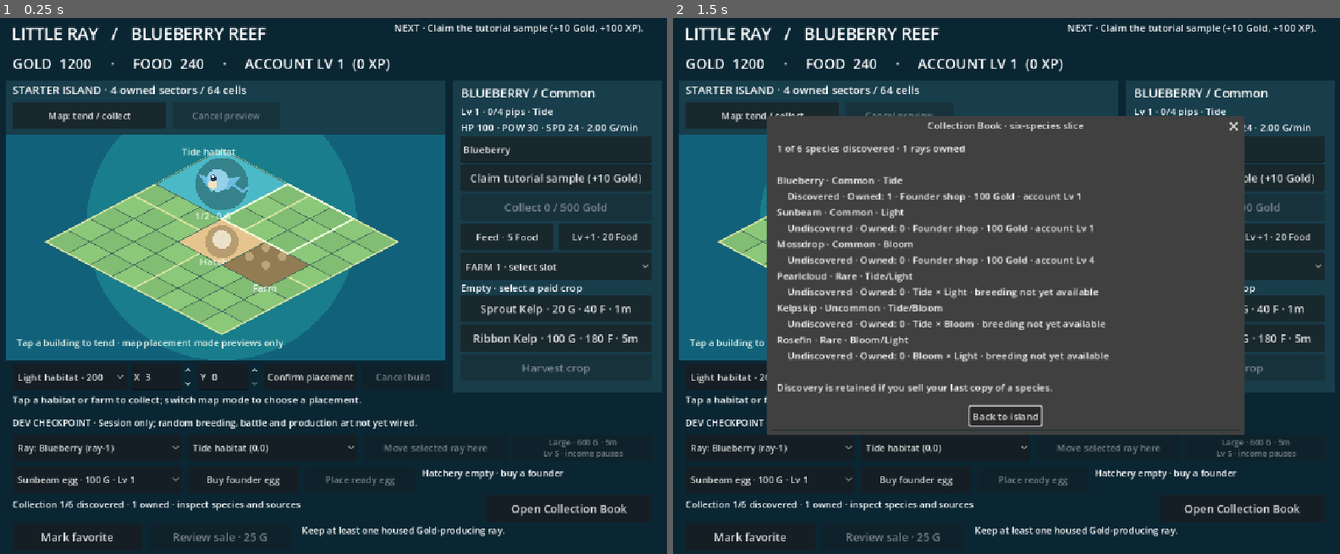
Above: before the commit, frames 1-2 (left to right).
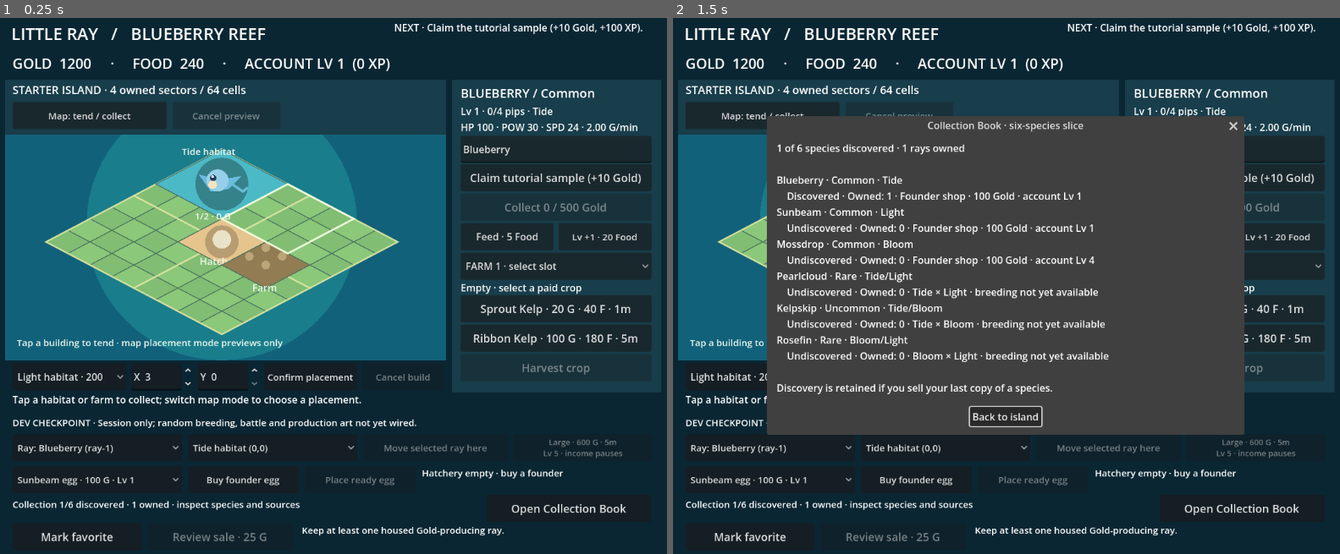
Above: after the commit, the same moments.

Repository: hazelfjeld/Swarm-Autonomous-Game-Design
Game: Godot game, scene res://main.tscn
Same seed, same stepped clock (60 frames per second), same inputs: the game is played once before the commit and once after it.
Inputs:
- Up to frame 1 (0.25 s): no input
- Up to frame 2 (1.5 s): click "Open Collection Book" at 0.5 s; click "Confirm placement" at 1.25 s

The runs differ from the first frame. In frame 1, 6.9% of the frame differs, in the area x 0-98%, y 1-98%; in frame 2, 7.6%.

Commit message:
GAMEPLAY-002: reflow compact city controls into navigable panels
Keep desktop positions and model commands; use actual viewport space and independently test every original target via real browser navigation. Refs #12.

Diff:
--- a/game/city_checkpoint/city_view.gd
+++ b/game/city_checkpoint/city_view.gd
@@ -80,6 +80,13 @@
 var map_dragging: bool = false
 var preview_origin: Vector2i = Vector2i.ZERO
 var drag_origin: Vector2i = Vector2i.ZERO
+# Responsive presentation only: the same control instances and commands are
+# shared between the full desktop view and the compact destination panels.
+var compact_mode: bool = false
+var compact_page: int = 0
+var compact_nav: Array[Button] = []
+var desktop_controls: Dictionary = {}
+var compact_map_transform := Transform2D.IDENTITY
 
 func label_at(value: String, position_: Vector2, size_: Vector2, font_size: int = 20) -> Label:
 	var item := Label.new()
@@ -210,6 +217,7 @@
 	sale_dialog.confirmed.connect(confirm_sale)
 	add_child(sale_dialog)
 	refresh()
+	setup_city_layout()
 	if profile_session != null:
 		setup_profile_overlay()
 		update_profile_display()
@@ -219,6 +227,140 @@
 	if profile_session == null and args.size() == 2 and args[0] == "--capture-city":
 		capture_mode = true
 		call_deferred("capture_fixture", args[1])
+
+# Keep desktop geometry intact. At compact sizes use real viewport units,
+# persistent navigation, and separate panels rather than shrinking the HUD.
+func setup_city_layout() -> void:
+	for child in get_children():
+		if child is Control:
+			var control := child as Control
+			var saved: Dictionary = {"position": control.position, "size": control.size, "visible": control.visible}
+			if control is Label:
+				saved["wrap"] = control.autowrap_mode
+				saved["clip"] = control.clip_text
+				saved["font"] = control.get_theme_font_size("font_size")
+			elif control is Button:
+				saved["clip"] = control.clip_text
+			desktop_controls[control] = saved
+	var titles := ["Map", "Build", "Rays", "Home", "Farm", "Shop", "Book"]
+	for i in range(titles.size()):
+		var tab := button_at(titles[i], Vector2.ZERO, choose_compact_page.bind(i))
+		tab.clip_text = true
+		tab.toggle_mode = true
+		tab.add_theme_font_size_override("font_size", 12)
+		tab.hide()
+		compact_nav.append(tab)
+	resized.connect(apply_city_layout)
+	apply_city_layout()
+
+func choose_compact_page(index: int) -> void:
+	if not compact_mode or index < 0 or index >= compact_nav.size():
+		return
+	map_dragging = false
+	compact_page = index
+	apply_city_layout()
+
+func compact_place(control: Control, x: float, y: float, w: float, h: float) -> void:
+	if control is Button:
+		control.clip_text = true
+	control.position = Vector2(x, y)
+	control.size = Vector2(w, h)
+	control.show()
+
+func compact_label(control: Label, x: float, y: float, w: float, h: float, font: int = 15) -> void:
+	control.add_theme_font_size_override("font_size", font)
+	control.autowrap_mode = TextServer.AUTOWRAP_WORD_SMART
+	control.clip_text = true
+	compact_place(control, x, y, w, h)
+
+func compact_grid(controls: Array, x: float, y: float, w: float, columns: int) -> float:
+	var width_: float = floorf((w - 8.0 * (columns - 1)) / columns)
+	for i in range(controls.size()):
+		var control: Control = controls[i]
+		compact_place(control, x + (i % columns) * (width_ + 8.0), y + floori(float(i) / columns) * 56.0, width_, 48.0)
+	return y + ceili(float(controls.size()) / columns) * 56.0
+
+func apply_city_layout() -> void:
+	if desktop_controls.is_empty():
+		return
+	var needs_compact: bool = size.x < 1100.0 or size.y < 880.0
+	if not needs_compact:
+		if compact_mode:
+			compact_mode = false
+			for control in desktop_controls:
+				var saved: Dictionary = desktop_controls[control]
+				if control is Label:
+					control.autowrap_mode = saved["wrap"]
+					control.clip_text = saved["clip"]
+					control.add_theme_font_size_override("font_size", saved["font"])
+				elif control is Button:
+					control.clip_text = saved["clip"]
+				control.position = saved["position"]
+				control.size = saved["size"]
+				control.visible = saved["visible"]
+			for tab in compact_nav:
+				tab.hide()
+			layout_placement_row()
+			queue_redraw()
+		return
+	compact_mode = true
+	var w: float = maxf(320.0, size.x) - 16.0
+	var h: float = maxf(390.0, size.y)
+	for control in desktop_controls:
+		control.hide()
+	compact_label(wallet, 8, 4, w, 26, 16)
+	var nav_columns: int = mini(compact_nav.size(), maxi(1, floori((w + 4.0) / 48.0)))
+	var nav_width: float = floorf((w - (nav_columns - 1) * 4.0) / nav_columns)
+	for i in range(compact_nav.size()):
+		var tab: Button = compact_nav[i]
+		compact_place(tab, 8 + (i % nav_columns) * (nav_width + 4.0), 34 + floori(float(i) / nav_columns) * 48.0, nav_width, 44.0)
+		tab.set_pressed_no_signal(i == compact_page)
+	var nav_bottom: float = 34.0 + ceili(float(compact_nav.size()) / nav_columns) * 48.0
+	compact_label(goal_label, 8, nav_bottom, w, 38, 14)
+	compact_label(status_label, 8, h - 72.0, w, 34, 14)
+	compact_label(profile_footer, 8, h - 36.0, w, 34, 13)
+	var top: float = nav_bottom + 40.0
+	var bottom: float = h - 78.0
+	var columns: int = 2 if w >= 580.0 else 1
+	match compact_page:
+		0: # Map, sample and explicit placement preview.
+			var area: Rect2
+			if columns == 2:
+				var side: float = minf(300.0, floorf(w * 0.4))
+				var map_width: float = w - side - 8.0
+				compact_grid([sample_button, map_mode_button, cancel_preview_button], 8 + map_width + 8.0, top, side, 1)
+				compact_label(land_label, 8, top, map_width, 26)
+				area = Rect2(8, top + 28.0, map_width, maxf(1.0, bottom - top - 28.0))
+			else:
+				var next_y: float = compact_grid([sample_button], 8, top, w, 1)
+				next_y = compact_grid([map_mode_button, cancel_preview_button], 8, next_y, w, 2)
+				compact_label(land_label, 8, next_y, w, 26)
+				area = Rect2(8, next_y + 28.0, w, maxf(1.0, bottom - next_y - 28.0))
+			# Only the map projection scales. The controls remain in viewport units.
+			var source := Rect2(18, 198, 716, 367)
+			var ratio: float = minf(area.size.x / source.size.x, area.size.y / source.size.y)
+			var origin: Vector2 = area.position + (area.size - source.size * ratio) * 0.5 - source.position * ratio
+			compact_map_transform = Transform2D(Vector2(ratio, 0), Vector2(0, ratio), origin)
+		1: # Building/land operations retain explicit coordinates and confirmation.
+			compact_grid([build_choice, coordinate_x, coordinate_y, build_button, cancel_build_button], 8, top, w, columns)
+		2: # Individual details and training.
+			compact_label(ray_title, 8, top, w, 24, 18)
+			compact_label(ray_info, 8, top + 24.0, w, 42, 15)
+			compact_grid([ray_choice, name_edit, feed_button, level_button], 8, top + 70.0, w, columns)
+		3: # Housing actions use the same selected individual and habitat.
+			compact_label(ray_info, 8, top, w, 42, 15)
+			compact_grid([habitat_choice, collect_button, move_ray_button, upgrade_button], 8, top + 46.0, w, columns)
+		4:
+			compact_label(farm_info, 8, top, w, 30)
+			compact_grid([farm_choice, plant_short, plant_long, harvest_button], 8, top + 34.0, w, columns)
+		5:
+			compact_label(egg_info, 8, top, w, 46)
+			compact_grid([shop_choice, buy_button, place_egg_button], 8, top + 50.0, w, columns)
+		6:
+			compact_label(collection_info, 8, top, w, 34)
+			compact_label(sale_note, 8, top + 34.0, w, 36)
+			compact_grid([collection_button, favorite_button, sell_button], 8, top + 74.0, w, columns)
+	queue_redraw()
 
 func option_at(at: Vector2, dimensions: Vector2) -> OptionButton:
 	var control := OptionButton.new()
@@ -264,7 +406,8 @@
 
 func open_collection() -> void:
 	collection_dialog.dialog_text = collection_text()
-	collection_dialog.popup_centered(Vector2i(760, 480))
+	collection_dialog.dialog_autowrap = compact_mode
+	collection_dialog.popup_centered(Vector2i(mini(760, maxi(200, int(size.x) - 24)), mini(480, maxi(160, int(size.y) - 24))) if compact_mode else Vector2i(760, 480))
 
 func preview_sale() -> void:
 	var error: String = city.sale_error(selected_ray)
@@ -274,7 +417,8 @@
 	sale_target = selected_ray
 	var ray: Dictionary = city.individuals[sale_target]
 	sale_dialog.dialog_text = "Sell %s (%s, %s, Lv %d) for %d Gold?\nThe individual and its training are lost permanently. Discovery remains." % [ray["nickname"], sale_target, city.ray_species(sale_target)["name"], ray["level"], city.sale_value(sale_target)]
-	sale_dialog.popup_centered(Vector2i(500, 180))
+	sale_dialog.dialog_autowrap = compact_mode
+	sale_dialog.popup_centered(Vector2i(mini(500, maxi(200, int(size.x) - 24)), 180) if compact_mode else Vector2i(500, 180))
 
 func confirm_sale() -> void:
 	if not sale_target.is_empty():
@@ -315,6 +459,8 @@
 # Reserve actual theme minimum widths, then distribute the remaining desktop
 # row width. The spinner's arrows/LineEdit can exceed its requested width.
 func layout_placement_row() -> void:
+	if compact_mode:
+		return
 	var controls: Array[Control] = [build_choice, coordinate_x, coordinate_y, build_button, cancel_build_button]
 	var preferred: Array[float] = [185.0, 100.0, 100.0, 150.0, 135.0]
 	var widths: Array[float] = []
@@ -469,7 +615,7 @@
 	if cell.x > coordinate_x.max_value or cell.y > coordinate_y.max_value:
 		return false
 	set_placement_coordinates(cell)
-	status_label.text = "Preview cell (%d,%d) · confirm or cancel below." % [cell.x, cell.y]
+	status_label.text = ("Preview cell (%d,%d) · confirm in Build tab." if compact_mode else "Preview cell (%d,%d) · confirm or cancel below.") % [cell.x, cell.y]
 	return true
 
 # Gold markers live in screen space, not inside the inverse-projected tile.
@@ -507,18 +653,25 @@
 	if profile_session != null and (profile_view_invalid or not profile_confirmed or profile_session.status() != "ready"):
 		accept_event()
 		return
+	if compact_mode and compact_page != 0:
+		return
+	if not (event is InputEventMouse):
+		return
+	var point: Vector2 = event.position
+	if compact_mode:
+		point = compact_map_transform.affine_inverse() * point
 	# In placement mode a drag only edits the preview. Release never commits.
 	# Child controls retain their own GUI events; touch uses mouse emulation.
 	if map_place_mode and event is InputEventMouseMotion:
 		if map_dragging and (event.button_mask & MOUSE_BUTTON_MASK_LEFT) != 0:
-			preview_point(event.position)
+			preview_point(point)
 			accept_event()
 		return
 	if not (event is InputEventMouseButton) or event.button_index != MOUSE_BUTTON_LEFT:
 		return
 	if map_place_mode:
 		if event.pressed:
-			if not map_point_is_usable(event.position):
+			if not map_point_is_usable(point):
 				return
 			accept_event()
 			if not previewable_selection():
@@ -526,24 +679,24 @@
 				return
 			drag_origin = placement_coordinates()
 			map_dragging = true
-			preview_point(event.position)
+			preview_point(point)
 		elif map_dragging:
 			map_dragging = false
 			accept_event()
-			if not preview_point(event.position):
+			if not preview_point(point):
 				set_placement_coordinates(drag_origin)
 				status_label.text = "Outside placement area · previous preview restored."
 		return
 	if event.pressed:
 		return
-	var marker_id := gold_marker_at(event.position)
+	var marker_id := gold_marker_at(point)
 	if not marker_id.is_empty():
 		accept_event()
 		tend_habitat(marker_id)
 		return
-	if not map_point_is_usable(event.position):
-		return
-	var cell := map_cell(event.position)
+	if not map_point_is_usable(point):
+		return
+	var cell := map_cell(point)
 	accept_event()
 	for b in city.buildings:
 		var footprint := Rect2i(int(b["x"]), int(b["y"]), int(b["size"]), int(b["size"]))
@@ -801,7 +954,7 @@
 
 func refresh() -> void:
 	goal_label.text = "NEXT · " + next_city_goal()
-	wallet.text = "GOLD  %d     ·     FOOD  %d     ·     ACCOUNT LV %d  (%d XP)" % [city.gold, city.food, city.account_level(), city.xp]
+	wallet.text = ("Gold %d · Food %d · Lv %d (%d XP)" if compact_mode else "GOLD  %d     ·     FOOD  %d     ·     ACCOUNT LV %d  (%d XP)") % [city.gold, city.food, city.account_level(), city.xp]
 	refresh_roster()
 	var ray: Dictionary = city.individuals[selected_ray]
 	var species: Dictionary = city.ray_species(selected_ray)
@@ -879,11 +1032,18 @@
 	draw_string(ThemeDB.fallback_font, pos, value, HORIZONTAL_ALIGNMENT_LEFT, -1, font_size, color)
 
 func _draw() -> void:
-	draw_rect(Rect2(18, 109, 716, 456), Color("#12617a"))
-	draw_circle(Vector2(370, 345), 220, Color("#197d8c"))
-	# Paint a distinct noninteractive header behind the land title and map controls.
-	draw_rect(Rect2(18, 109, 716, 89), Color("#183d4b"))
-	draw_rect(Rect2(744, 109, 340, 508), Color("#183d4b"))
+	if compact_mode:
+		draw_rect(Rect2(Vector2.ZERO, size), Color("#183d4b"))
+		if compact_page != 0:
+			return
+		draw_set_transform_matrix(compact_map_transform)
+		draw_rect(Rect2(18, 198, 716, 367), Color("#12617a"))
+	else:
+		draw_rect(Rect2(18, 109, 716, 456), Color("#12617a"))
+		draw_circle(Vector2(370, 345), 220, Color("#197d8c"))
+		# Paint a distinct noninteractive header behind the land title and map controls.
+		draw_rect(Rect2(18, 109, 716, 89), Color("#183d4b"))
+		draw_rect(Rect2(744, 109, 340, 508), Color("#183d4b"))
 	for key in city.owned_sectors:
 		var parts: PackedStringArray = key.split(",")
 		var sx: int = int(parts[0]) * 4
--- a/game/city_checkpoint/project.godot
+++ b/game/city_checkpoint/project.godot
@@ -8,7 +8,7 @@
 [display]
 window/size/viewport_width=1100
 window/size/viewport_height=880
-window/stretch/mode="canvas_items"
+window/stretch/mode="disabled"
 
 [rendering]
 renderer/rendering_method="gl_compatibility"
